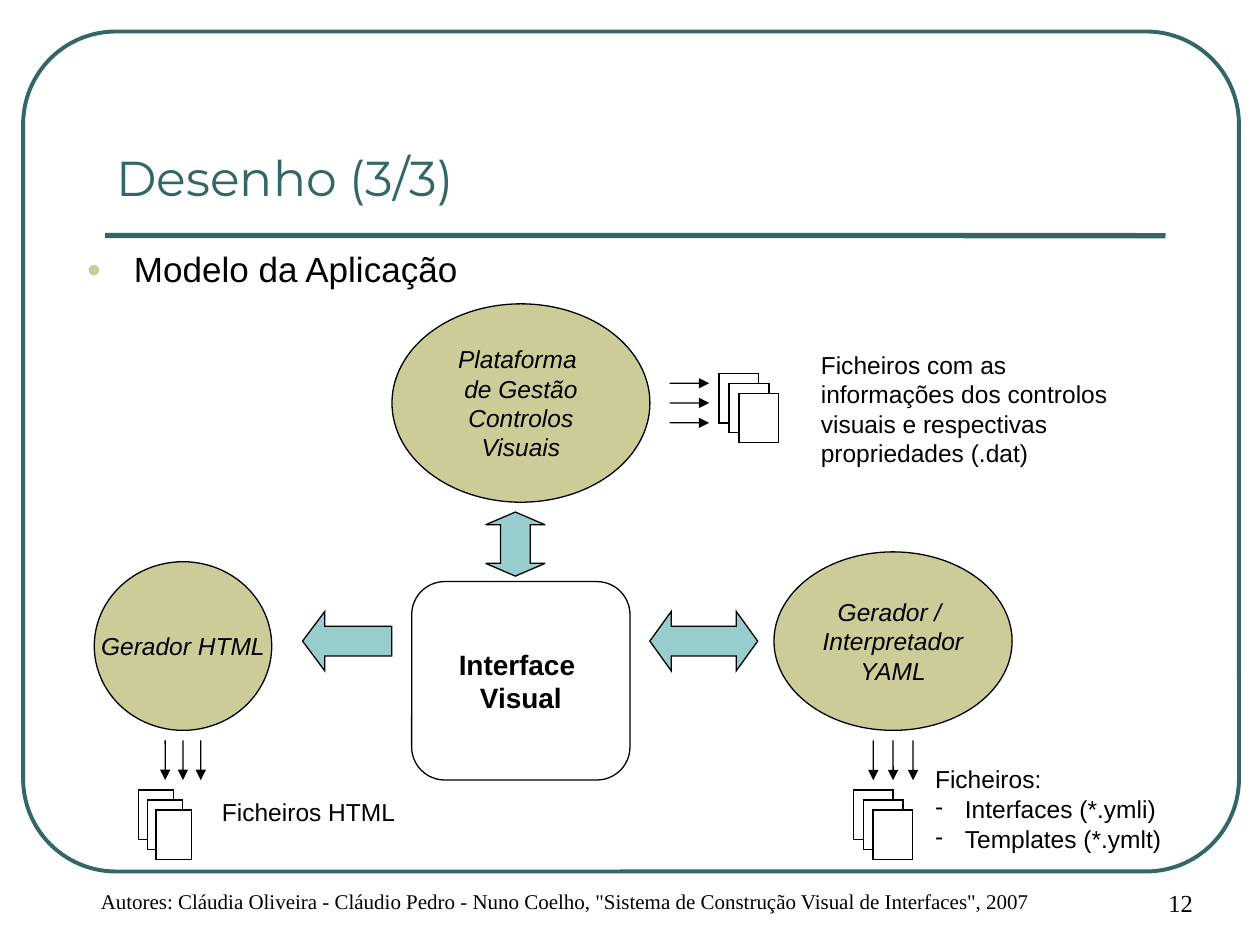
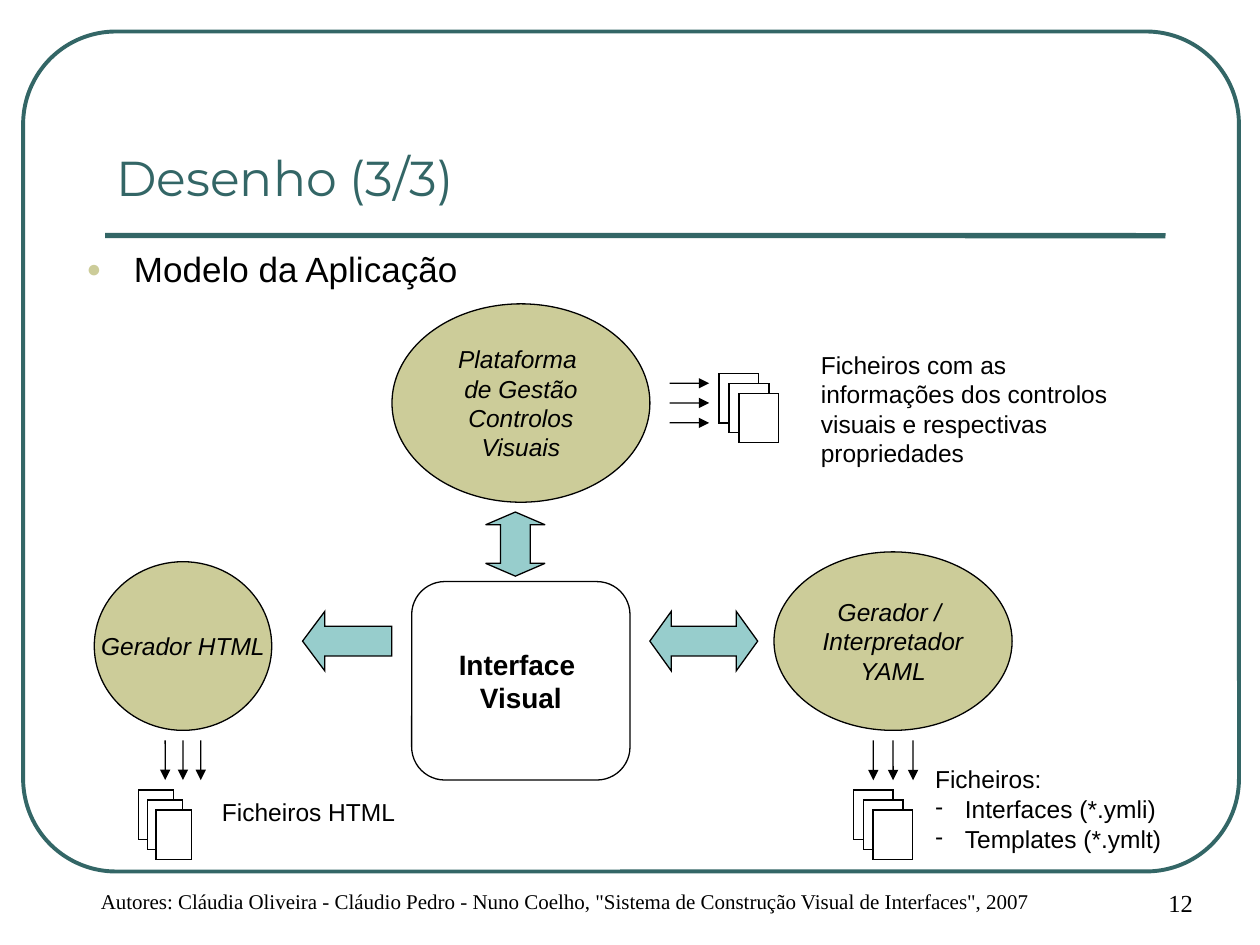
Before and after one commit to cpedro84/qooxdooguibuilder, a slide deck: slide 12 of apresentacao/Apresentação de Projecto.ppt. Drawn at 1260x945 pixels with LibreOffice and Linux fonts; fonts in the diff are those of the drawing; background and template pictures are left out. Boxes give left, top, right and bottom in pixels: in the first picture for what was removed or moved away, otherwise in the second. Text is boxed around its words. In the diff, an @@ line names an element or a change of style, - is before the commit and + after.

```diff
--- a/apresentacao/Apresentação de Projecto.ppt
+++ b/apresentacao/Apresentação de Projecto.ppt
@@ text at [821,356,1108,467]: text changed @@
-Ficheiros com as informações dos controlos visuais e respectivas propriedades (.dat)
+Ficheiros com as informações dos controlos visuais e respectivas propriedades
```
Also in this commit, not shown: 8 other slides changed.
